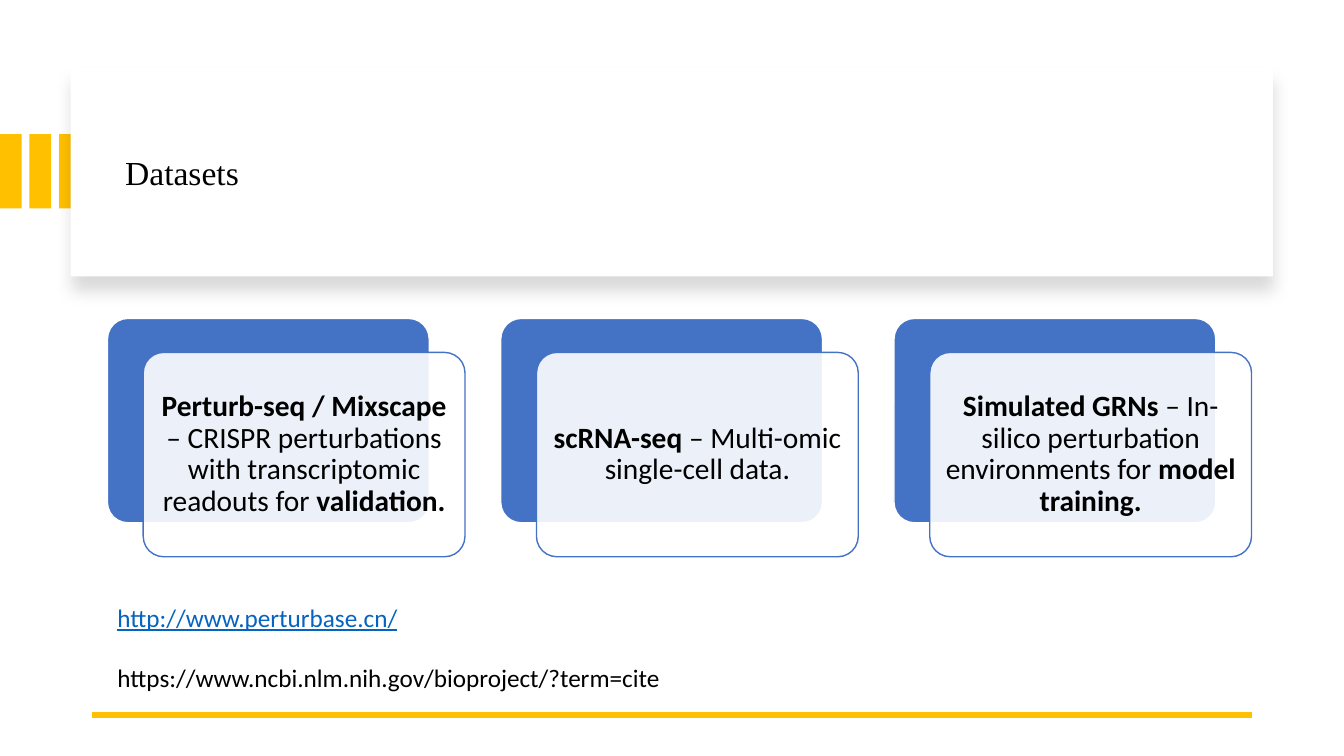
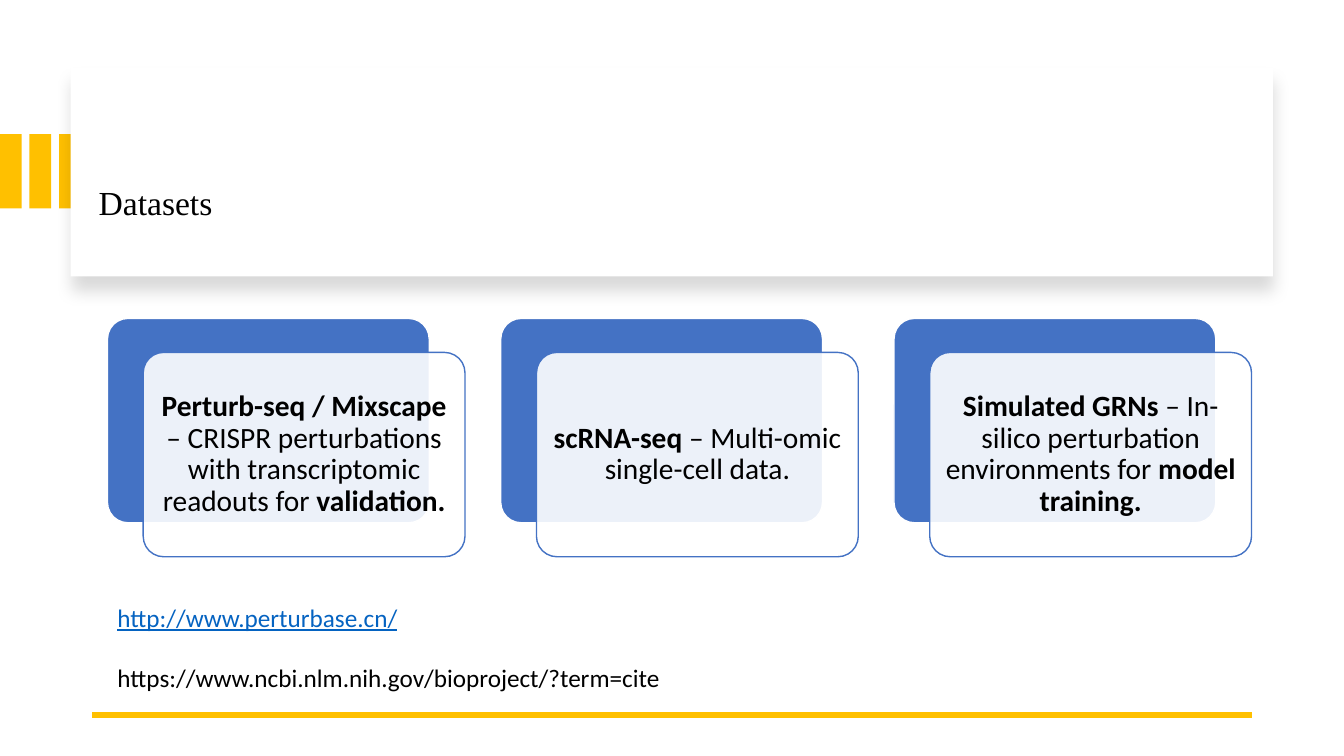
Before and after one commit to boabangf/GNN_RL_gene_trajectory_perturbation, a slide deck: slide 6 of ppt slides for omic codeathon (1) (1).pptx. Drawn at 1344x756 pixels with LibreOffice and Linux fonts; fonts in the diff are those of the drawing. Boxes give left, top, right and bottom in pixels: in the first picture for what was removed or moved away, otherwise in the second. Text is boxed around its words. In the diff, an @@ line names an element or a change of style, - is before the commit and + after.

```diff
--- a/ppt slides for omic codeathon (1) (1).pptx
+++ b/ppt slides for omic codeathon (1) (1).pptx
@@ title "Datasets": place and size @@
-title "Datasets" at bbox=[125, 163, 239, 186]
+title "Datasets" at bbox=[99, 193, 213, 216]
```
Also in this commit, not shown: 1 other slide changed, 1 slide added.
